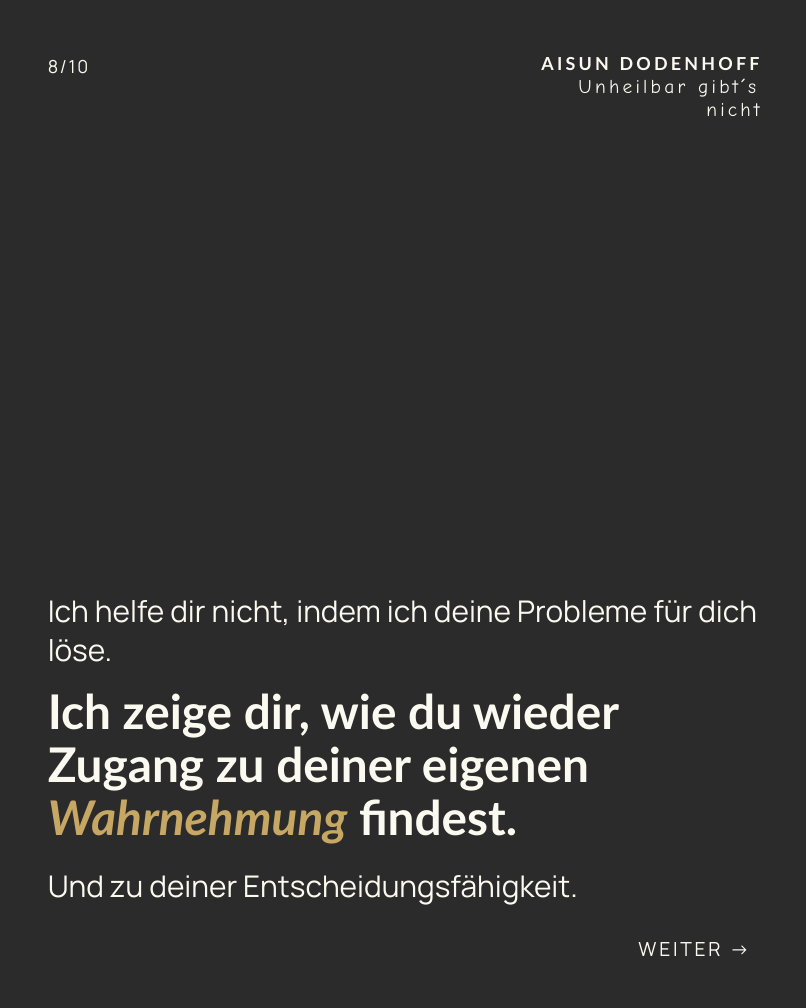
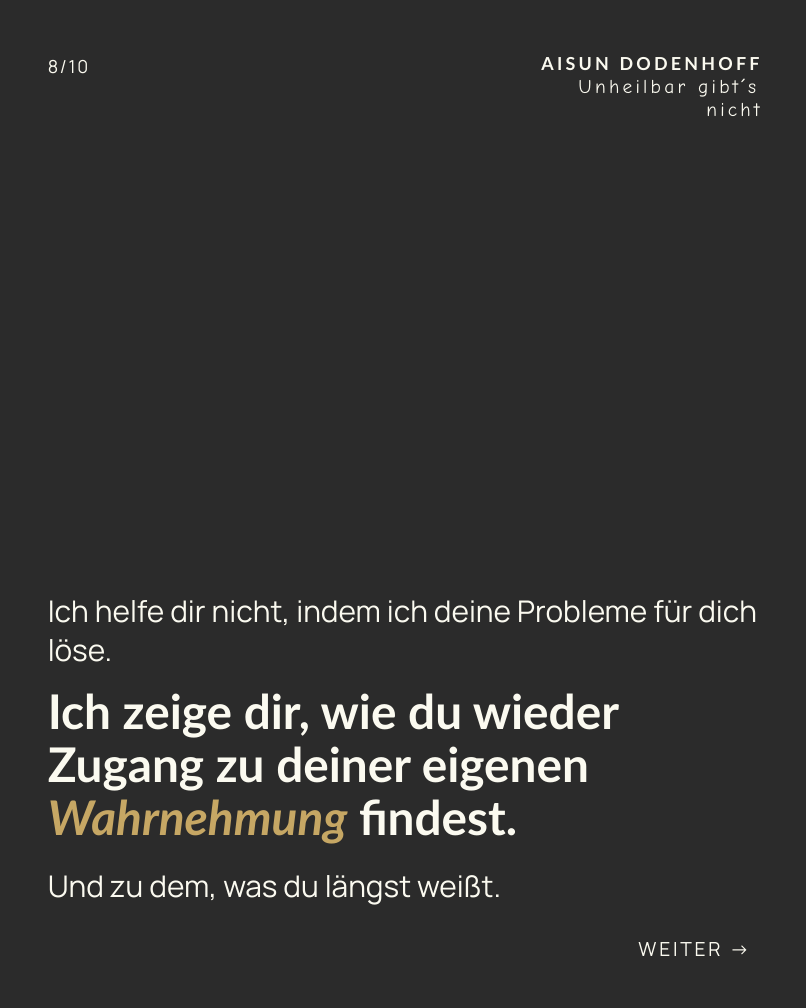
Before and after one commit to AisunD/ceo-table, a slide deck: slide 8 of content/entwuerfe/ueber-mich-story/canva/Karussell-Selbstvorstellung-editierbar.pptx. Drawn at 806x1008 pixels with LibreOffice and Linux fonts; fonts in the diff are those of the drawing; background and template pictures are left out; a plain dark background stands for a picture behind light text. Boxes give left, top, right and bottom in pixels: in the first picture for what was removed or moved away, otherwise in the second. Text is boxed around its words. In the diff, an @@ line names an element or a change of style, - is before the commit and + after.

```diff
--- a/content/entwuerfe/ueber-mich-story/canva/Karussell-Selbstvorstellung-editierbar.pptx
+++ b/content/entwuerfe/ueber-mich-story/canva/Karussell-Selbstvorstellung-editierbar.pptx
@@ text at [48, 875, 501, 905]: text changed @@
-Und zu deiner Entscheidungsfähigkeit.
+Und zu dem, was du längst weißt.
```
Also in this commit, not shown: 1 other slide changed, 7 other files.
